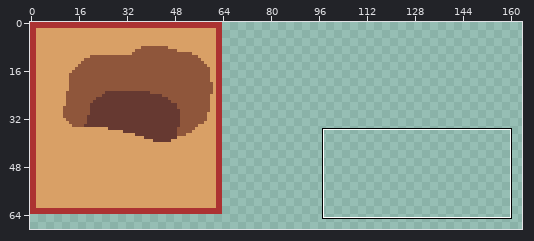
One commit to this pixel-art file: assets/sprites/Buildings.aseprite. The first picture is a wide view before the edit; the outline marks the close-up.
Close-up. Old version:
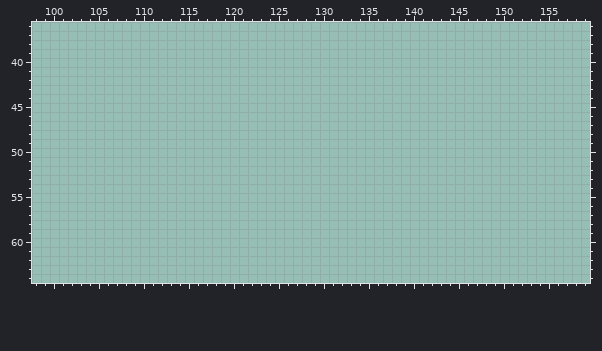
1000x1000 pixels, 1 frame. Shown: x 98..159, y 36..64. The wide view leaves out empty margins.
After:
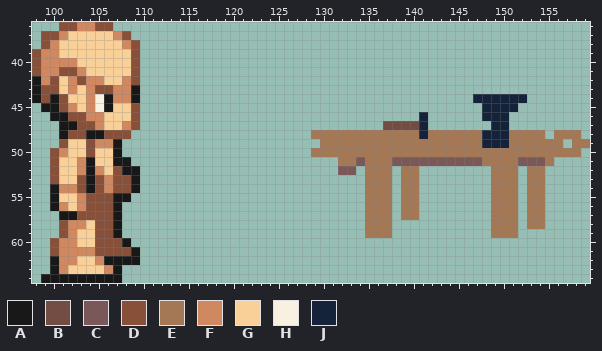
Palette (. is transparent): A #181818  B #734c44  C #7a5859  D #885038  E #a57855  F #d08860  G #f8d098  H #f8f0e0  J #14233a
Difference:
y 36: x 101..106 ...... -> DDFFDD
y 37: x 99..108 .......... -> DDFGGGGGFD
y 38: x 99..109 ........... -> DFGGGGGGGFD
y 39: x 98..109 ............ -> DFFGGGGGGGGD
y 40: x 98..109 ............ -> DFFFFGGGGGGD
y 41: x 98..109 ............ -> DFFDDFGGGGGD
y 42: x 98..109 ............ -> AFDGFDFFGGFD
y 43: x 98..109 ............ -> ADDGFGFDDFFA
y 44: x 98..109 ............ -> ADADGGFHAFFA; x 147..152 ...... -> JJJJJJ
y 45: x 99..109 ........... -> AADFGFHAGGD; x 148..151 .... -> JJJJ
y 46: x 100..109 .......... -> AADDFFGGGD; x 141 . -> J; x 148..150 ... -> JJJ
y 47: x 101..109 ......... -> AADDFGGFD; x 137..141 ..... -> BBBBJ; x 149..150 .. -> JJ
y 48: x 101..108 ........ -> ADDAADDD; x 129..154 .......................... -> EEEEEEEEEEEEJEEEEEEJJJEEEE; x 156..158 ... -> EEE
y 49: x 101..107 ....... -> DGGDFFA; x 130..156 ........................... -> EEEEEEEEEEEEEEEEEEJJJEEEEEE; x 158..159 .. -> EE
y 50: x 100..107 ........ -> DFGGDGGA; x 129..158 .............................. -> EEEEEEEEEEEEEEEEEEEEEEEEEEEEEE
y 51: x 100..108 ......... -> DGGFAGGAA; x 132..155 ........................ -> EECEEECCCCCCCCCCEEEECCCE
y 52: x 100..109 .......... -> DGGFAFGDAA; x 132..133 .. -> CC; x 135..137 ... -> EEE; x 139..140 .. -> EE; x 149..151 ... -> EEE; x 153..154 .. -> EE
y 53: x 100..109 .......... -> DGGDADFDDA; x 135..137 ... -> EEE; x 139..140 .. -> EE; x 149..151 ... -> EEE; x 153..154 .. -> EE
y 54: x 100..109 .......... -> AFFDADFDDA; x 135..137 ... -> EEE; x 139..140 .. -> EE; x 149..151 ... -> EEE; x 153..154 .. -> EE
y 55: x 100..108 ......... -> AGGFDDDAA; x 135..137 ... -> EEE; x 139..140 .. -> EE; x 149..151 ... -> EEE; x 153..154 .. -> EE
y 56: x 100..107 ........ -> AFGFDDDA; x 135..137 ... -> EEE; x 139..140 .. -> EE; x 149..151 ... -> EEE; x 153..154 .. -> EE
y 57: x 101..107 ....... -> AADDDDA; x 135..137 ... -> EEE; x 139..140 .. -> EE; x 149..151 ... -> EEE; x 153..154 .. -> EE
y 58: x 101..107 ....... -> DFFGDDA; x 135..137 ... -> EEE; x 149..151 ... -> EEE; x 153..154 .. -> EE
y 59: x 101..107 ....... -> DFGGDDA; x 135..137 ... -> EEE; x 149..151 ... -> EEE
y 60: x 100..108 ......... -> DFFGGDDDA
y 61: x 100..109 .......... -> DFFFFDDDDA
y 62: x 100..109 .......... -> AFFGGFAAAA
y 63: x 100..107 ........ -> AFGGGGFA
y 64: x 99..107 ......... -> AAAAAAAAA
